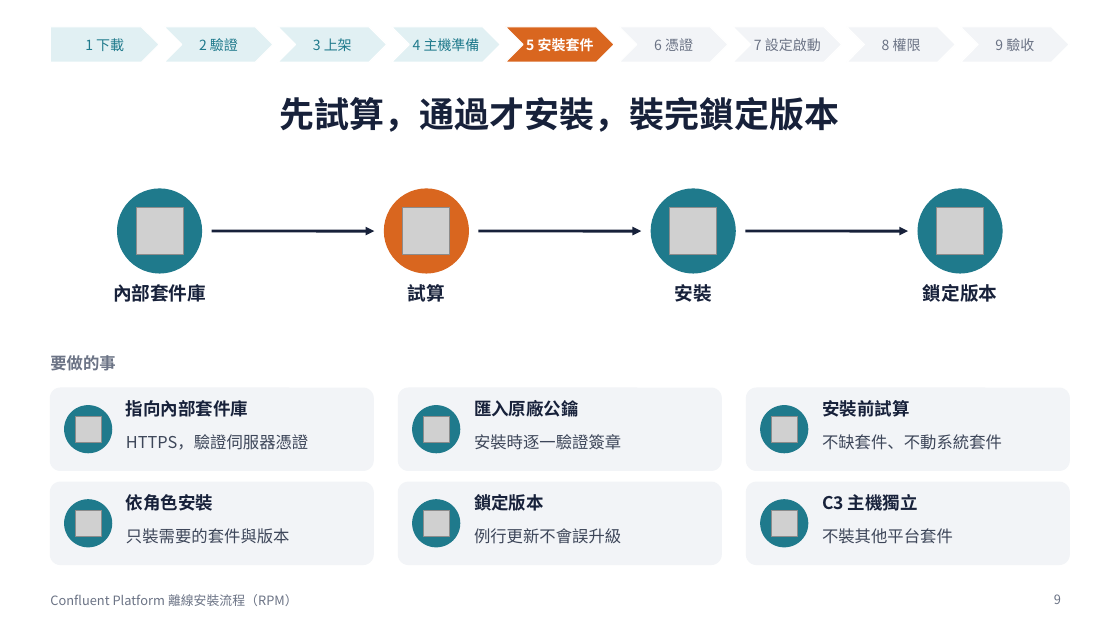
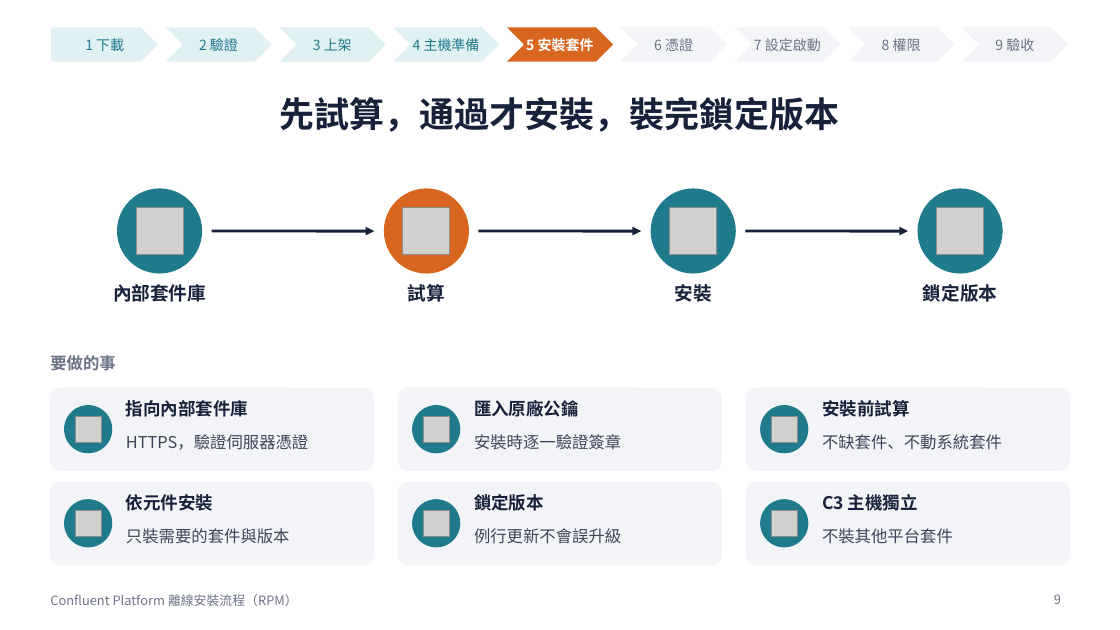
Before and after one commit to zxc81906119/kafka_install_ops, a slide deck: slide 9 of docs/Confluent-RPM安裝流程.pptx. Drawn at 1120x630 pixels with LibreOffice and Linux fonts; fonts in the diff are those of the drawing; grey boxes stand for pictures. Boxes give left, top, right and bottom in pixels: in the first picture for what was removed or moved away, otherwise in the second. Text is boxed around its words. In the diff, an @@ line names an element or a change of style, - is before the commit and + after.

```diff
--- a/docs/Confluent-RPM安裝流程.pptx
+++ b/docs/Confluent-RPM安裝流程.pptx
@@ text at [126,494,213,511]: text changed @@
-依角色安裝
+依元件安裝
```
Also in this commit, not shown: 5 other slides changed, 16 other files.
